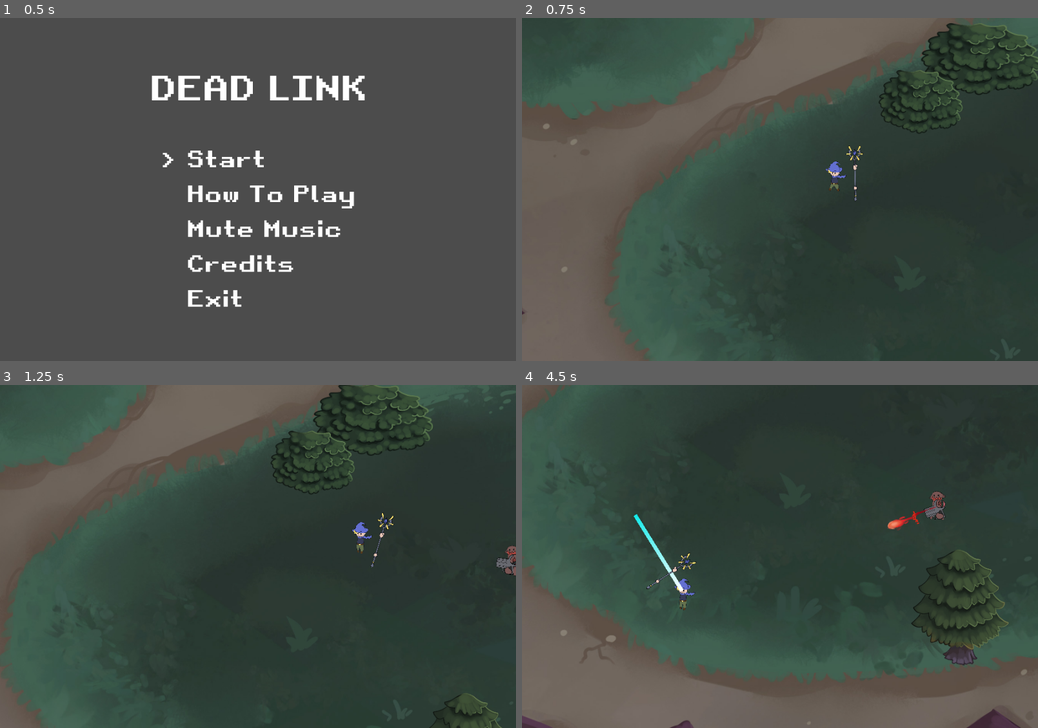
Above: before the commit, frames 1-4 (two rows, left to right).
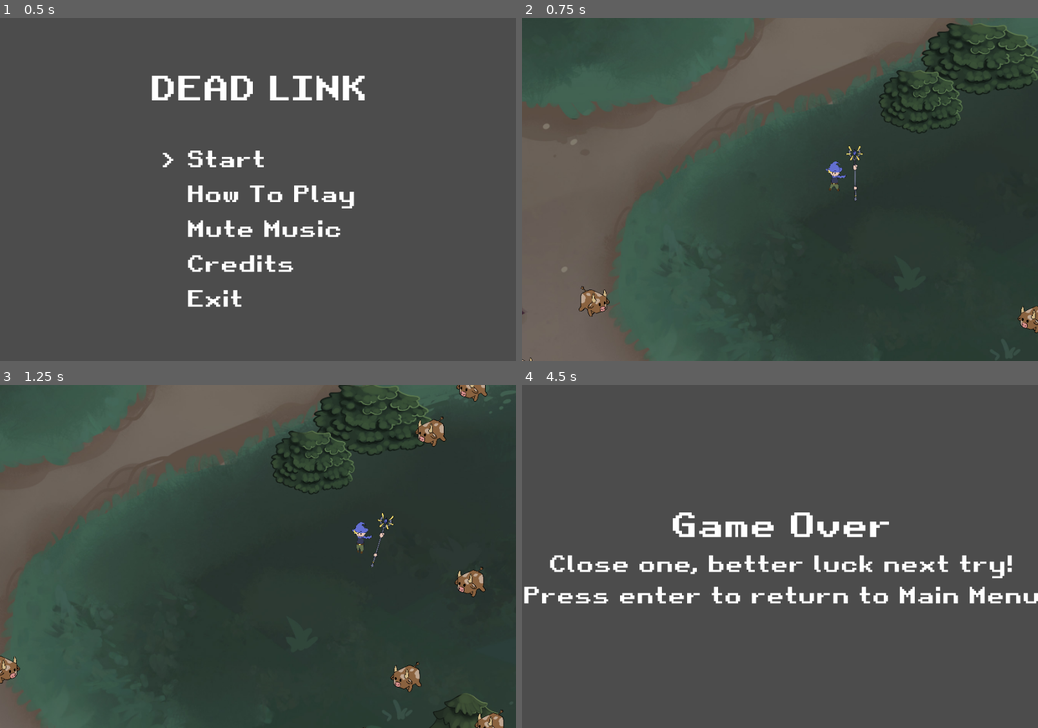
Above: after the commit, the same moments.

Repository: arnette-thomas/gmtk2021
Game: Godot game, scene res://scenes/MainMenu.tscn
Same seed, same stepped clock (60 frames per second), same inputs: the game is played once before the commit and once after it.
Inputs (mouse positions are in pixels of both pictures, inside the frame that each line leads up to):
- Up to frame 1 (0.5 s): no input
- Up to frame 2 (0.75 s): tap Enter (ui_accept) at 0.5 s; move the mouse to (893, 172) at 0.52 s; press the mouse at (893, 172) at 0.53 s; hold D (right) from 0.53 s (still down)
- Up to frame 3 (1.25 s): keep holding D (right); tap Enter (ui_accept) at 0.77 s
- Up to frame 4 (4.5 s): move the mouse to (676, 573) at 1.27 s; release D (right) at 1.28 s; release the mouse at (676, 573) at 1.28 s; hold S (down) 1.28-2.03 s; right-click (676, 573) at 1.35 s; tap Enter (ui_accept) at 1.52, 3.02, 3.77 s; move the mouse to (831, 481) at 2.02 s; press the mouse at (831, 481) at 2.03 s; hold D (right) 2.03-2.78 s; move the mouse to (754, 625) at 2.77 s; release the mouse at (754, 625) at 2.78 s; hold Up (ui_up) 2.78-3.53 s; right-click (754, 625) at 2.85 s; move the mouse to (934, 607) at 3.52 s; press the mouse at (934, 607) at 3.53 s; hold Q (left) from 3.53 s (still down); move the mouse to (625, 505) at 4.27 s; release the mouse at (625, 505) at 4.28 s; right-click (625, 505) at 4.35 s

Frame 1 is identical in both runs. In frame 2, 0.5% of the frame differs, in the area x 0-100%, y 78-100%; in frame 3, 1.7%; in frame 4, 74%, in the area x 0-100%, y 0-100%.

Commit message:
Randomization n°1

Diff:
--- a/scenes/Minecraft.tscn
+++ b/scenes/Minecraft.tscn
@@ -91,7 +91,7 @@
 nodes/move_state/position = Vector2( -100, 320 )
 nodes/running/node = SubResource( 9 )
 nodes/running/position = Vector2( -340, 260 )
-node_connections = [ "output", 0, "idle_state", "move_state", 0, "running", "move_state", 1, "dashing", "idle_state", 0, "idle", "idle_state", 1, "move_state" ]
+node_connections = [ "output", 0, "idle_state", "idle_state", 0, "idle", "idle_state", 1, "move_state", "move_state", 0, "running", "move_state", 1, "dashing" ]
 
 [node name="Minecraft" type="KinematicBody2D" groups=[
 "enemies",
--- a/scenes/World1.gd
+++ b/scenes/World1.gd
@@ -21,7 +21,7 @@
 		num_z_shotgun = nzsh
 
 var waves = [
-	Wave.new(2,1,0,0,0),
+	Wave.new(100,1,0,0,0),
 	Wave.new(2,0,4,0,0),
 	Wave.new(1,0,0,4,0),
 	Wave.new(0,4,0,0,0),
--- a/scripts/Minecraft.gd
+++ b/scripts/Minecraft.gd
@@ -5,18 +5,21 @@
 
 var posrand=Vector2.ZERO
 var dir=Vector2.ZERO
-var timebfdash=1
+var timebfdash=randi()%5
 var dashing = false
+
 
 onready var anim_tree : AnimationTree = $AnimationTree
 onready var sprite : Sprite = $Sprite
 onready var spawn_min = get_node("/root/World1/spawn_references/spawn_min")
 onready var spawn_max = get_node("/root/World1/spawn_references/spawn_max")
+var timewallking=randi()%4
 
 func _ready() -> void:
 	posrand = get_random_position()
 	MAX_HP = 100
 	hp = MAX_HP
+	$Timer.set_wait_time(randi()%9+randf())
 
 
 # Called every frame. 'delta' is the elapsed time since the previous frame.
@@ -27,7 +30,7 @@
 		sprite.flip_h = (dir.x > 0)
 
 	var is_moving = false
-	if $Timer.time_left>1.5:
+	if $Timer.time_left>timewallking:
 		if timebfdash>0:
 			move_and_collide(dir * move_speed * delta)
 			is_moving = true
@@ -84,6 +87,8 @@
 func _on_Timer_timeout():
 	posrand=get_random_position()
 	timebfdash-=1
+	timewallking=randi()%4+randf()
+	$Timer.set_wait_time(randi()%9+randf())
 	if timebfdash <= 0:
-		timebfdash = 5
+		timebfdash = randi()%5
 		dash(dir.normalized())
